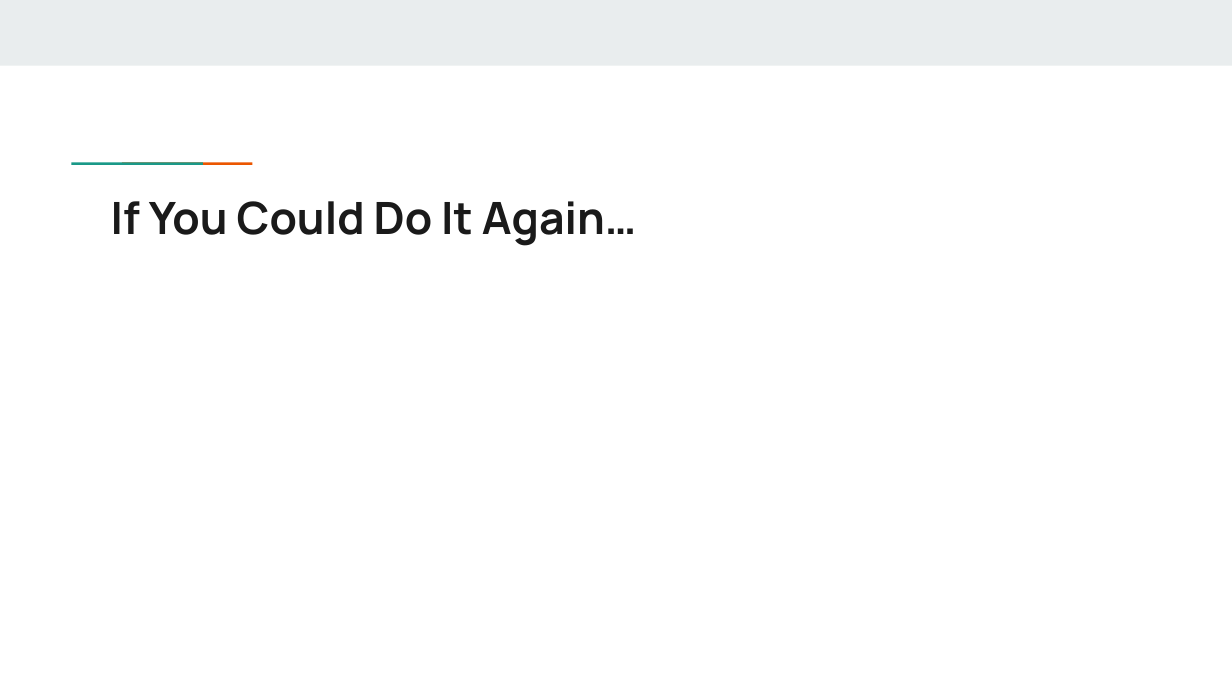
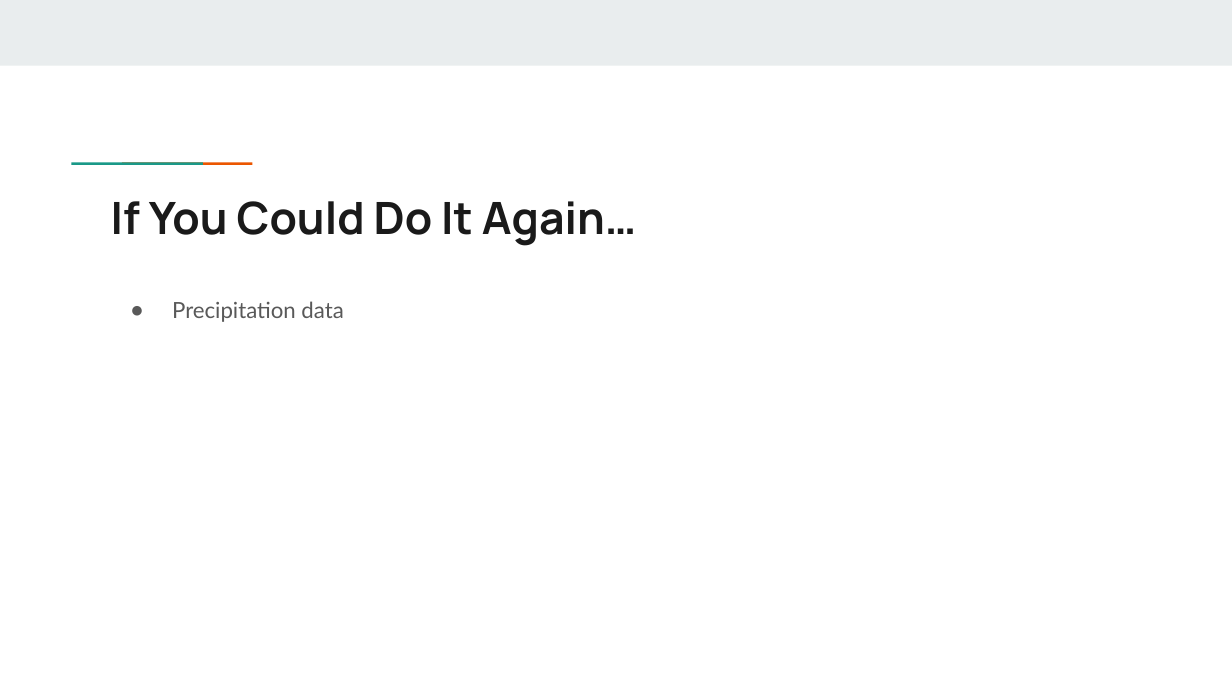
Before and after one commit to JViehman/NationalParks, a slide deck: slide 6 of Presentations/Presentation04.pptx. Drawn at 1232x693 pixels with LibreOffice and Linux fonts; fonts in the diff are those of the drawing. Boxes give left, top, right and bottom in pixels: in the first picture for what was removed or moved away, otherwise in the second. Text is boxed around its words. In the diff, an @@ line names an element or a change of style, - is before the commit and + after.

```diff
--- a/Presentations/Presentation04.pptx
+++ b/Presentations/Presentation04.pptx
@@ text added at (x1=172, y1=301, x2=343, y2=322), 13 pt, text #595959 @@
+● Precipitation data
```
Also in this commit, not shown: 5 other slides changed.
